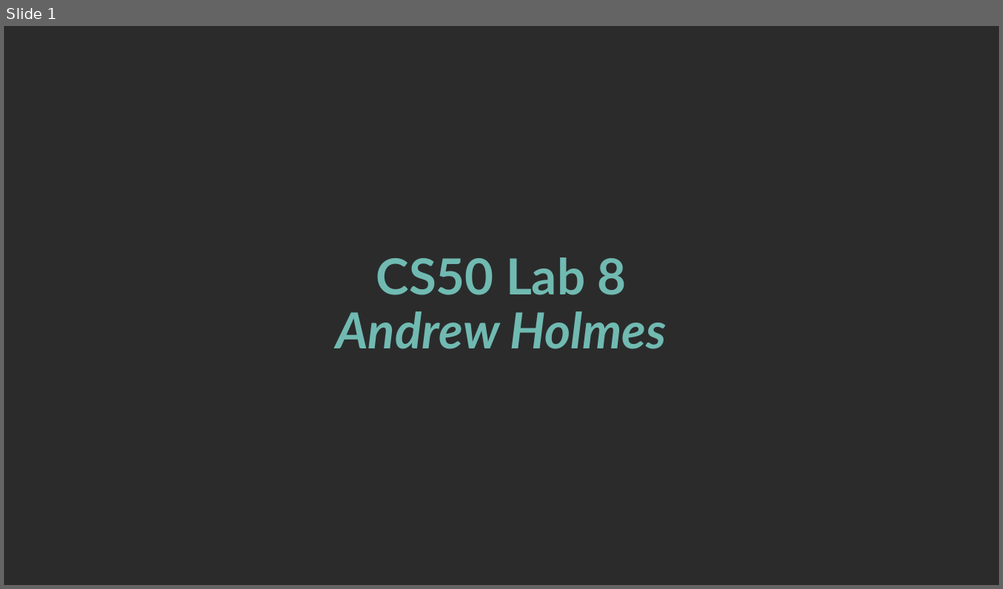
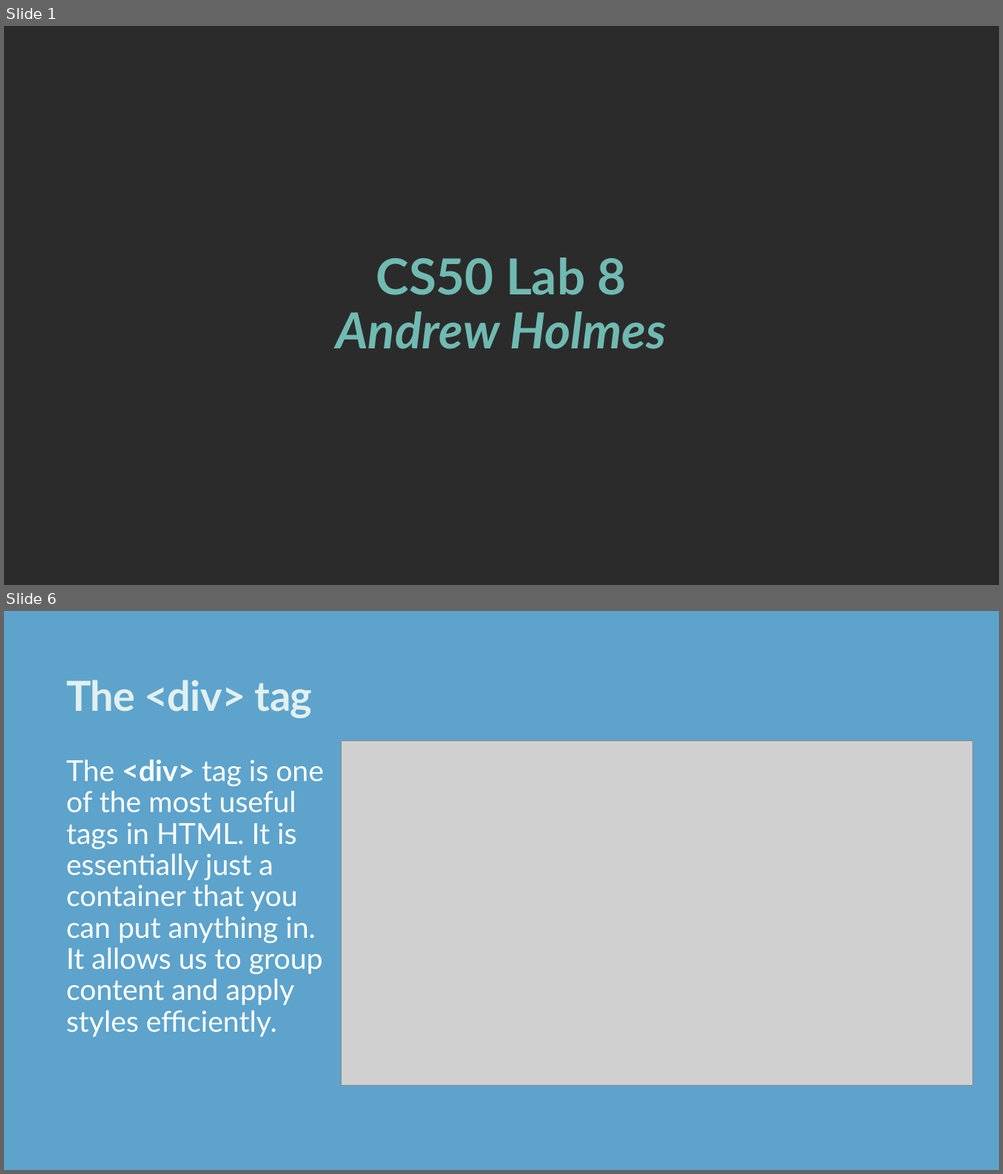
Before and after one commit to ACHolmes/CS50TF-2022F, a slide deck: lab8/CS50 Lab 8.pptx. Shown one above the other, each under a label of ours: slide 1 before the commit, slides 1 and 6 after it; the slides between them are not shown. The pictures are 1003x589 and 1003x1174 pixels, drawn with LibreOffice and Linux fonts; fonts in the diff are those of the drawing; grey boxes stand for pictures; background and template pictures are left out; a plain dark background stands for a picture behind light text. Boxes give left, top, right and bottom in pixels: in the first picture for what was removed or moved away, otherwise in the second. Text is boxed around its words. In the diff, an @@ line names an element or a change of style, - is before the commit and + after.

```diff
--- a/lab8/CS50 Lab 8.pptx
+++ b/lab8/CS50 Lab 8.pptx
@@ slide 6 added at (x1=4, y1=611, x2=999, y2=1170), background #5DA3CC @@
@@ title added at (x1=66, y1=680, x2=312, y2=718), 40 pt, text #E1F0EF, bold @@
+The <div> tag
@@ picture added at (x1=341, y1=741, x2=973, y2=1086) @@
@@ text added at (x1=66, y1=760, x2=324, y2=1037), 28 pt, text #FFFFFF @@
+The <div> tag is one of the most useful tags in HTML. It is essentially just a container that you can put anything in. It allows us to group content and apply styles efficiently.
```
Also in this commit, not shown: 6 slides changed, 11 other slides added, 4 slides removed, 6 other files.
